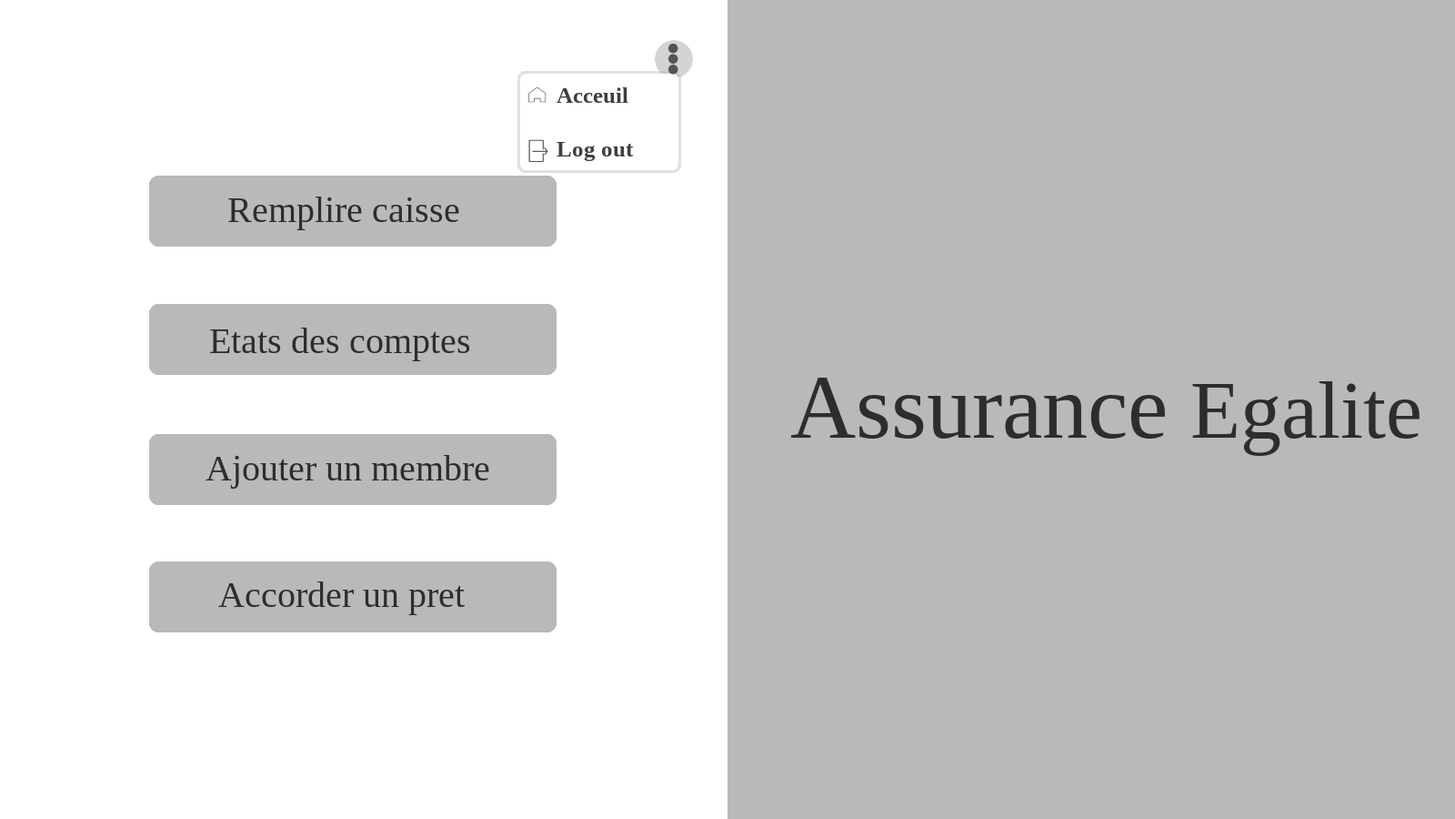
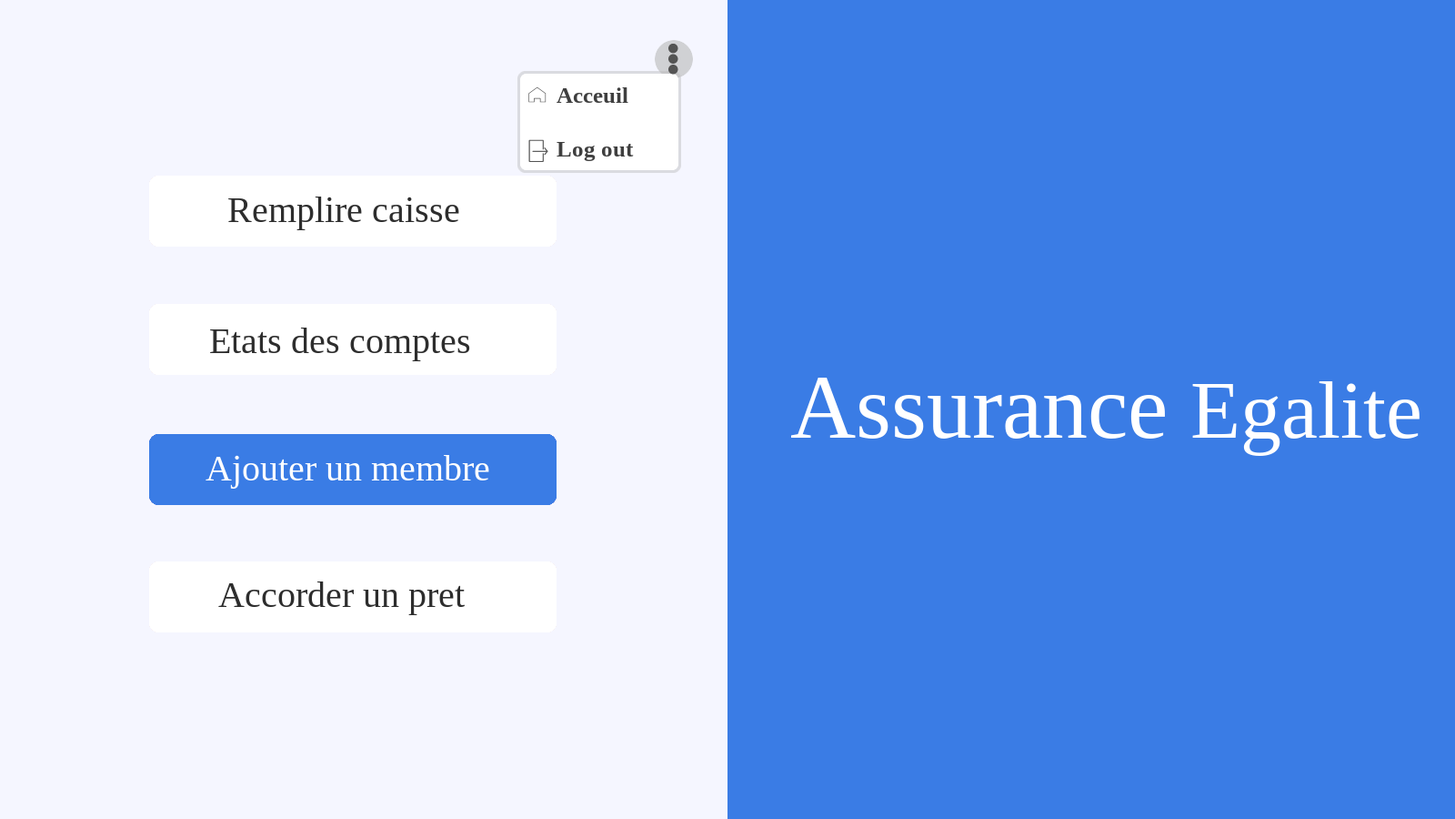
The second w=1455, h=819 image is a revision of the first. Changes to its layers:
painted on "Assurance Egalite" over [790,377,1420,456]
painted on "Ajouter un membre" over [205,454,490,489]
painted on "Copie de Copie de Copie de cadre" over [149,561,557,633]
painted on "Copie de Copie de cadre" over [149,433,557,505]
painted on "Copie de cadre" over [149,303,557,375]
painted on "cadre" over [149,175,557,247]
painted on "cote_nom" over [727,0,1455,819]
painted on "cote_fonction" over [0,0,728,819]
